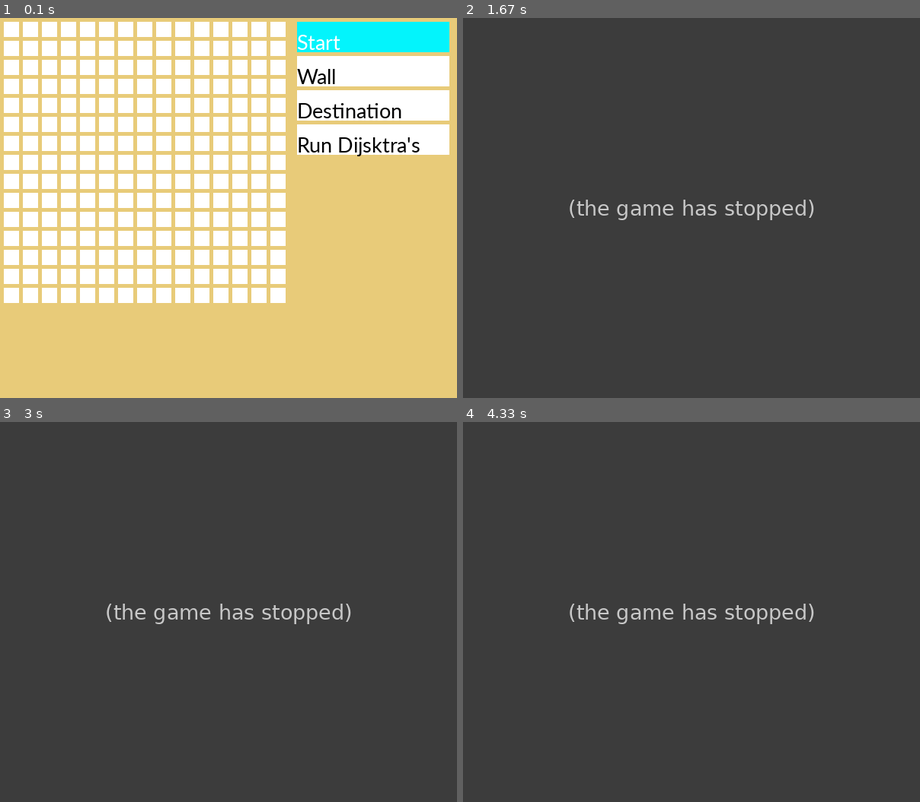
Above: before the commit, frames 1-4 (two rows, left to right).
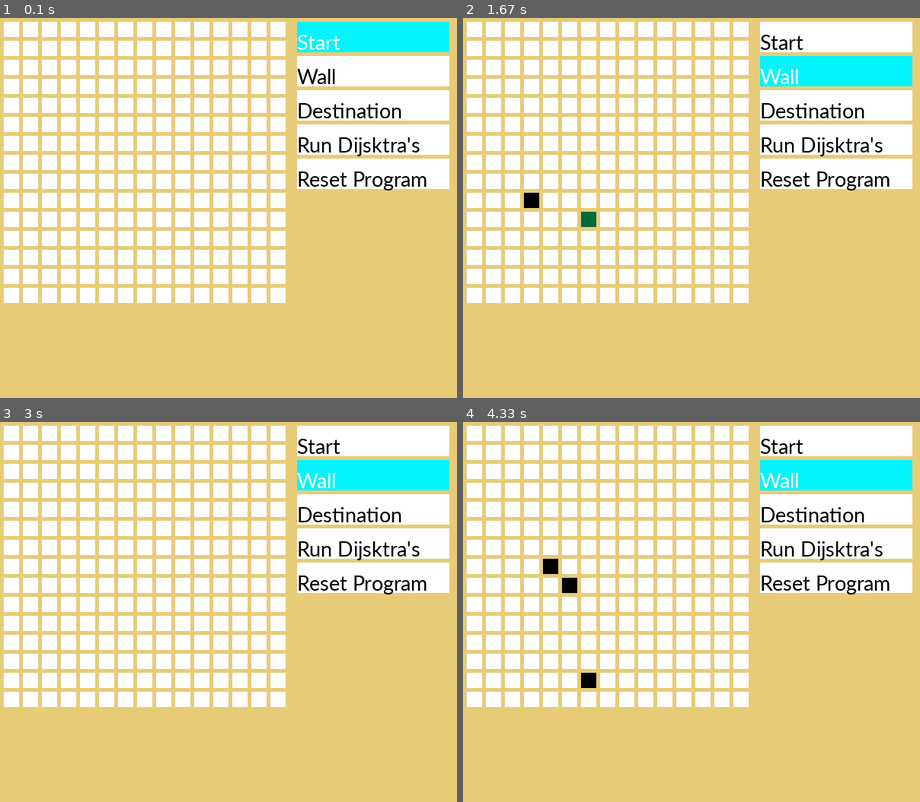
Above: after the commit, the same moments.

Repository: dattpatel99/Pathing-Finding-Algorithms
Game: pygame game, started from main.py
The game is run twice, just before and just after one commit, with the same random seed, the same clock (stepped at 60 frames per second) and the same inputs.
Inputs (mouse positions are in pixels of both pictures, inside the frame that each line leads up to):
- Up to frame 1 (0.1 s): no input
- Up to frame 2 (1.67 s): click "Run Dijsktra's" at 0.38 s; click (581, 211) at 0.72 s; click (760, 75) at 1.05 s; click (526, 196) at 1.38 s
- Up to frame 3 (3 s): click (205, 710) at 1.75 s; click (347, 672) at 2.22 s; click (347, 577) at 2.55 s
- Up to frame 4 (4.33 s): click (545, 562) at 3.22 s; click (581, 680) at 3.55 s; click (558, 589) at 3.88 s; click (554, 752) at 4.22 s

The runs differ from the first frame. In frame 1, 2.7% of the frame differs, in the area x 65-99%, y 37-46%; in frame 2, 100%, in the area x 0-100%, y 0-100%; in frame 3, 100%; in frame 4, 100%.
Error before the commit: AttributeError: 'NoneType' object has no attribute 'setVisited' (main.py line 44); the game stopped at 0.38 s (later frames are placeholders)

Commit message:
Implemented Alert boxes and Rerun capabilities

Diff:
--- a/PathFinding.py
+++ b/PathFinding.py
@@ -13,6 +13,20 @@
 		self.previousNode = None
 		self.type = None
 		self.inShort = False
+
+	# Reset the node attributes
+	def reset(self):
+		self.dist = INFITY
+		self.visited = False
+		self.previousNode = None
+		self.type = None
+		self.inShort = None
+
+	def resetReRun(self):
+		self.dist = INFITY
+		self.visited = False
+		self.previousNode = None
+		self.inShort = None
 
 	# Setters
 	def setType(self, newType):
@@ -109,6 +123,18 @@
 				prev.setInShort()
 			prev = prev.getPrev()
 
+	def resetAll(self):
+		self.resetSource()
+		self.resetDestination()
+		for row in self._graph:
+			for eachNode in row:
+				eachNode.reset()
+
+	def resetForReRun(self):
+		for row in self._graph:
+			for eachNode in row:
+				eachNode.resetReRun()
+
 # Personal Queue class for easier queue management
 class Queue():
 	def __init__ (self):
--- a/constants.py
+++ b/constants.py
@@ -44,3 +44,4 @@
 
 #HEIGHT and WIDTH of the Screen
 WINDOW_SIZE = [600, 500]
+POPUP_SIZE = [300, 250]
--- a/main.py
+++ b/main.py
@@ -10,8 +10,15 @@
 """
 from utils import drawRect
 import pygame
+
+from tkinter import *
+from tkinter import messagebox
+
 from constants import *
 from PathFinding import Graph, Queue
+
+# Alert Message for User
+ALERT_MESSAGE = None
 
 # Initialize pygame
 pygame.init()
@@ -19,11 +26,6 @@
 
 setStart = False
 setDestination = False
-'''
-Create a 2 dimensional array. A two dimensional
-array is simply a list of lists.
-Set grid value
-'''
 grid = Graph(ROW, COL)
 screen = pygame.display.set_mode(WINDOW_SIZE)
 
@@ -39,10 +41,13 @@
 def run(graph: Graph):
     #qeue to hold list of nodes to check
     nodes_check = Queue()
-
     source = graph.getSource()
+    if source == None:
+        return None, "No Source set"
     source.setVisited()
     destination = graph.getDestination()
+    if destination == None:
+        return None, "No Destination set"
     nodes_check.insert(source)
     reached = False
 
@@ -64,7 +69,15 @@
         clock.tick(60)
         if reached:
             break
-    return reached
+    return reached, "Path Found"
+
+def handleRunResult(grid: Graph, result):
+    if result == True:
+        grid.setPath
+    else:
+        Tk().wm_withdraw()
+        print(ALERT_MESSAGE)
+        messagebox.showinfo("Alert Message", ALERT_MESSAGE)
 
 def drawGrid():
     # Draw the grid
@@ -112,6 +125,13 @@
     drawRect(screen, BUTTON_COLOR, horPos, verPos, BUTTON_W, BUTTON_H)
 
     text = FONT.render('Run Dijsktra\'s' , True , TEXT_COLOR)
+    screen.blit(text, (horPos,verPos+10))
+
+    # For Reset Program
+    verPos += (BUTTON_VER + BUTTON_H)
+    drawRect(screen, BUTTON_COLOR, horPos, verPos, BUTTON_W, BUTTON_H)
+
+    text = FONT.render('Reset Program' , True , TEXT_COLOR)
     screen.blit(text, (horPos,verPos+10))
 
 # -------- Main Program Loop -----------
@@ -163,15 +183,18 @@
                 ver = (pos[1]) // (BUTTON_H + BUTTON_VER)
                 if ver < 3:
                     current = buttonList[ver]
-                elif ver == 3:
-                    print("Runing Algo")
-                    found = run(grid)
-                    if found:
-                        grid.setPath()
-                    else:
-                        print("No Path Found")
-                elif ver == 4:
-                    print("Reset")
+                else:
+                    if ver == 3:
+                        grid.resetForReRun()
+                        found, ALERT_MESSAGE = run(grid)
+                        if found:
+                            grid.setPath()
+                        elif found == False:
+                            ALERT_MESSAGE = "No Path Found"
+                    elif ver == 4:
+                        grid.resetAll()
+                    handleRunResult(grid, found)
+
 
     screen.fill(BACKGRUOND)
     drawGrid()
